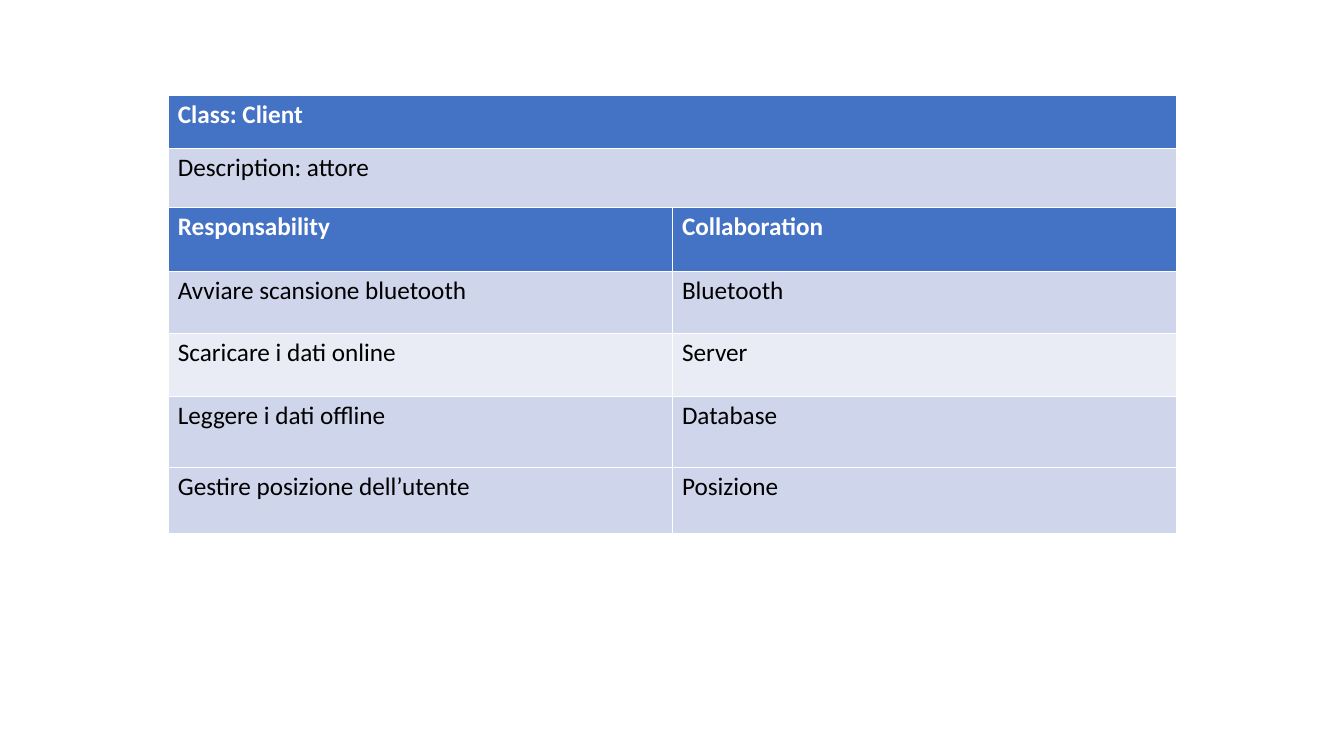
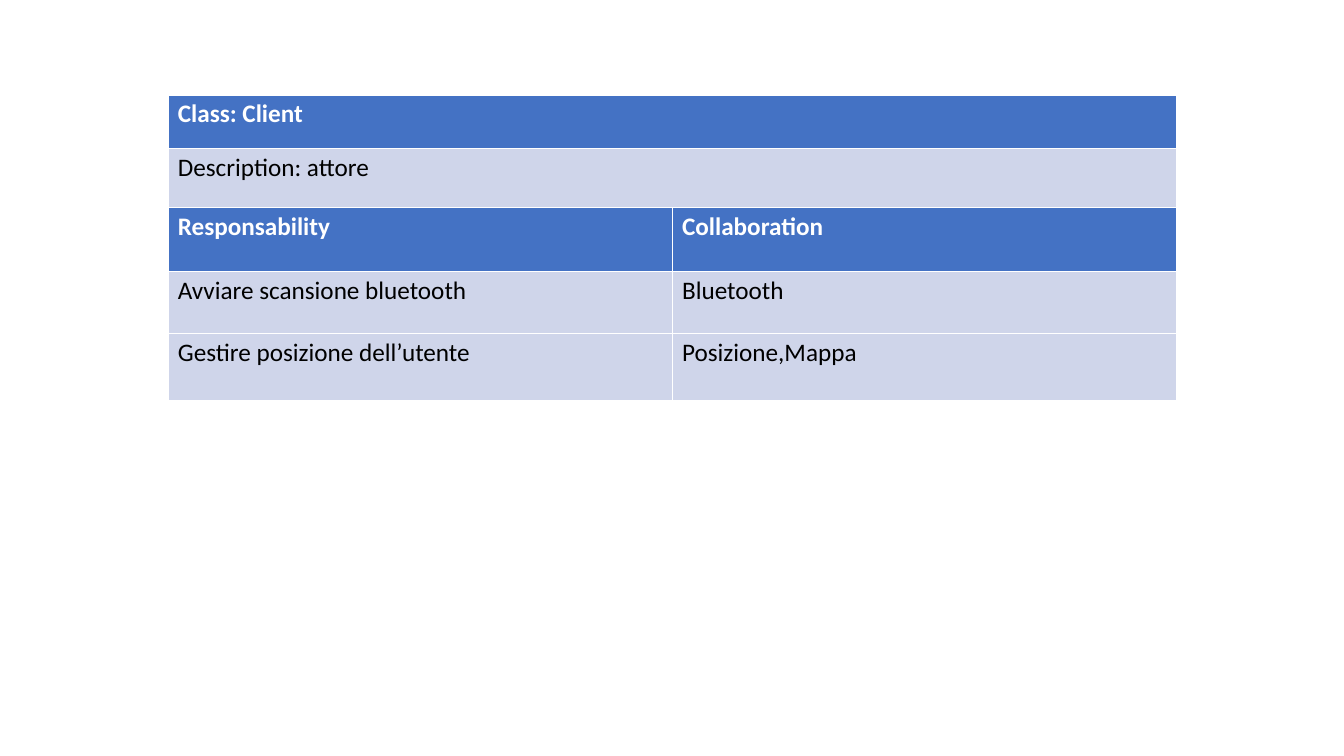
Before and after one commit to ecorradini/ProgettoIDS, a slide deck: slide 1 of AnalisiRequisiti/CRC/UT2/CRC_UT2.ppt. Drawn at 1344x756 pixels with LibreOffice and Linux fonts; fonts in the diff are those of the drawing. Boxes give left, top, right and bottom in pixels: in the first picture for what was removed or moved away, otherwise in the second. Text is boxed around its words. In the diff, an @@ line names an element or a change of style, - is before the commit and + after.

Commit message:
UT2

```diff
--- a/AnalisiRequisiti/CRC/UT2/CRC_UT2.ppt
+++ b/AnalisiRequisiti/CRC/UT2/CRC_UT2.ppt
@@ table at [168,207,1176,399] @@
-row 3: Scaricare i dati online | Server
-row 4: Leggere i dati offline | Database
-row 5: Gestire posizione dell’utente | Posizione
+row 3: Gestire posizione dell’utente | Posizione,Mappa
```
Also in this commit, not shown: 10 other slides changed.
